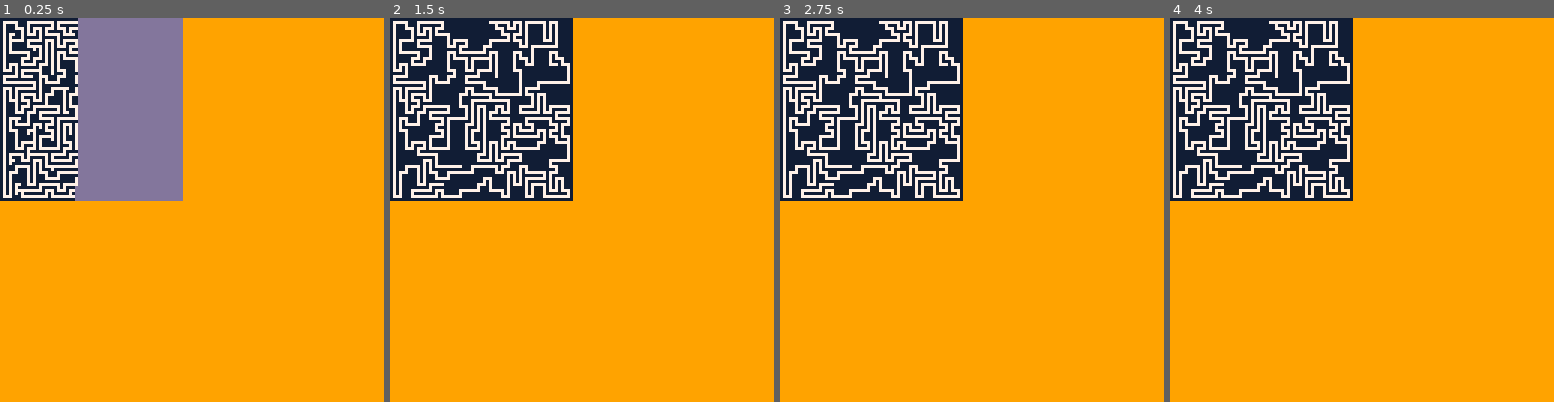
Above: before the commit, frames 1-4 (left to right).
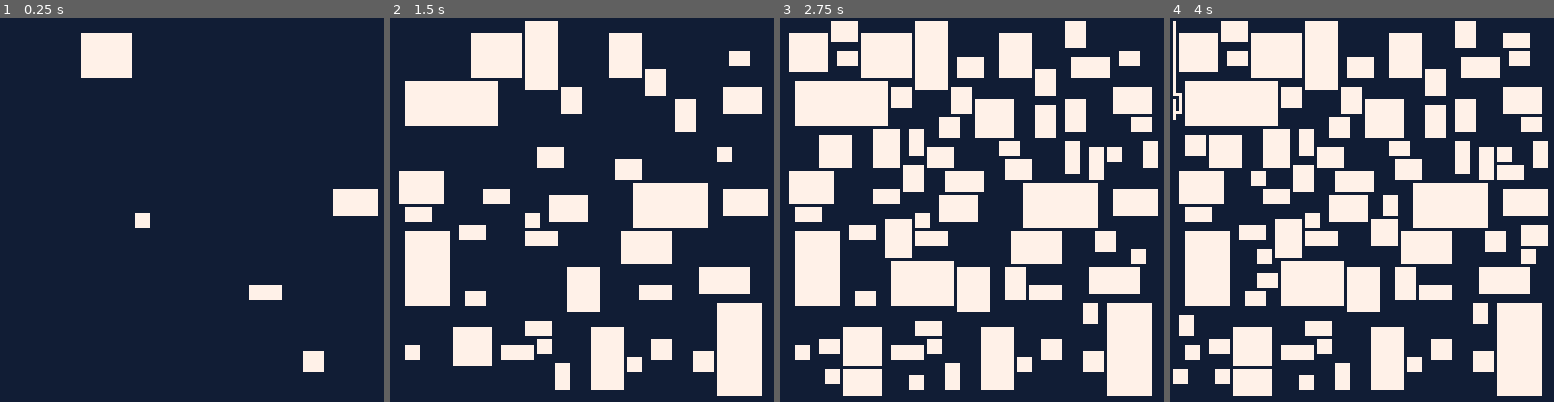
Above: after the commit, the same moments.

Repository: theRenard/PICO-8-Dungeon-Generator
Game: PICO-8 cartridge growing-tree.p8
The game is run twice, just before and just after one commit, with the same random seed, the same clock (stepped at 60 frames per second) and the same inputs.
Inputs:
- Up to frame 1 (0.25 s): no input
- Up to frame 2 (1.5 s): no input
- Up to frame 3 (2.75 s): no input
- Up to frame 4 (4 s): no input

The runs differ from the first frame. In frame 1, 95% of the frame differs, in the area x 0-100%, y 0-100%; in frame 2, 87%; in frame 3, 88%; in frame 4, 88%.

Commit message:
Refactor growing-tree.lua to enhance maze generation, add room placement, and improve dead-end removal

Diff:
--- a/growing-tree.lua
+++ b/growing-tree.lua
@@ -1,14 +1,17 @@
-cls(9)
+cls(0)
 
 local method = 3 -- chose_random, chose_oldest, chose_newest
-local dungeonWidth = 60
-local dungeonHeight = 60
+local dungeonWidth = 128
+local dungeonHeight = 128
 local dungeon = {}
-local bouldersRatio = 0.001
+local bouldersRatio = 0
 local wallTile = 0
 local emptyTile = 7
 local boulderTile = 4
-local maxRemovableDeadEnds = 600
+local maxRemovableDeadEnds = 2000
+local numRoomTries = 1000
+local roomExtraSize = 4
+local drawStep = true
 
 function doForAllTiles(callback)
     for x = 0, dungeonWidth do
@@ -56,18 +59,13 @@
     return isInBounds(tile) and isWall(tile)
 end
 
-function createPerfectMaze()
-    -- Step #2 create a list of tiles to act as the seed for the growing tree algorithm.
+function growMaze(startTile)
     local tiles = {}
 
-    -- Step #3 choose a random tile from the dungeon.
-    local randomTile = {
-        x = flr(rnd(dungeonWidth / 2)) * 2 + 1,
-        y = flr(rnd(dungeonHeight / 2)) * 2 + 1
-    }
-
     -- Step #4 add the random tile to the list of tiles.
-    add(tiles, randomTile)
+
+    carve(startTile)
+    add(tiles, startTile)
 
     -- Step #5 while the list of tiles is not empty, do the following:
     while #tiles > 0 do
@@ -88,13 +86,24 @@
                 carve(neighborTile)
                 carve(nextNeighborTile)
                 add(tiles, nextNeighborTile)
-                -- drawDungeon(tiles)
+                if drawStep then drawDungeon() end
                 index = nil
                 break
             end
         end
         if index then
             del(tiles, currentTile)
+        end
+    end
+end
+
+function growMazes()
+    for x = 1, dungeonWidth, 2 do
+        for y = 1, dungeonHeight, 2 do
+            local tile = { x = x, y = y }
+            if isWall(tile) then
+                growMaze(tile)
+            end
         end
     end
 end
@@ -127,17 +136,52 @@
                 end
             end
         end)
-        drawDungeon()
+        if drawStep then drawDungeon() end
+    end
+end
+
+function addRooms()
+    local rooms = {}
+    for i = 0, numRoomTries do
+        local size = intRnd(2 + roomExtraSize) * 2 + 5
+        local rectangularity = intRnd(1 + size / 2) * 2
+        local w = size
+        local h = size
+        if oneIn(2) then
+            w += rectangularity
+        else
+            h += rectangularity
+        end
+        local x = intRnd((dungeonWidth - 1 - w) / 2) * 2 + 1
+        local y = intRnd((dungeonHeight - 1 - h) / 2) * 2 + 1
+        local room = { x = x, y = y, w = w, h = h }
+        local overlaps = false
+        for other in all(rooms) do
+            if distanceTo(room, other) <= 0 then
+                overlaps = true
+                break
+            end
+        end
+        if not overlaps then
+            -- rect(room.x, room.y, room.x + room.w, room.y + room.h, 3)
+            add(rooms, room)
+            -- startRegion(_ENV)
+            local positions = getAllTilePositions(room)
+            for pos in all(positions) do
+                carve(pos)
+            end
+            if drawStep then drawDungeon() end
+        end
     end
 end
 
 -- Draw the dungeon
-function drawDungeon(tiles)
+function drawDungeon()
     doForAllTiles(function(x, y)
         pset(x, y, dungeon[x][y])
     end)
     if rnd() > 0.99999 then
-        flip()
+        -- flip()
     end
 end
 
@@ -150,8 +194,11 @@
     dungeon[tile.x][tile.y] = wallTile
 end
 
-initDungeon()
-createPerfectMaze()
-removeDeadEnds()
+_init = function()
+    initDungeon()
+    addRooms()
+    growMazes()
+    -- removeDeadEnds()
+end
 
 _draw = drawDungeon
